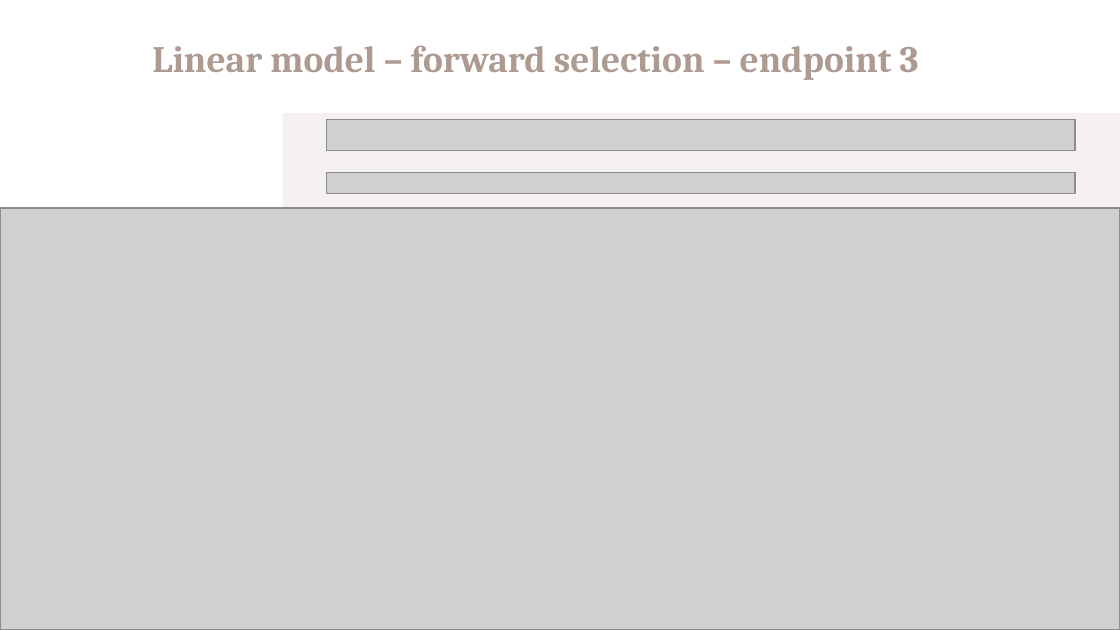
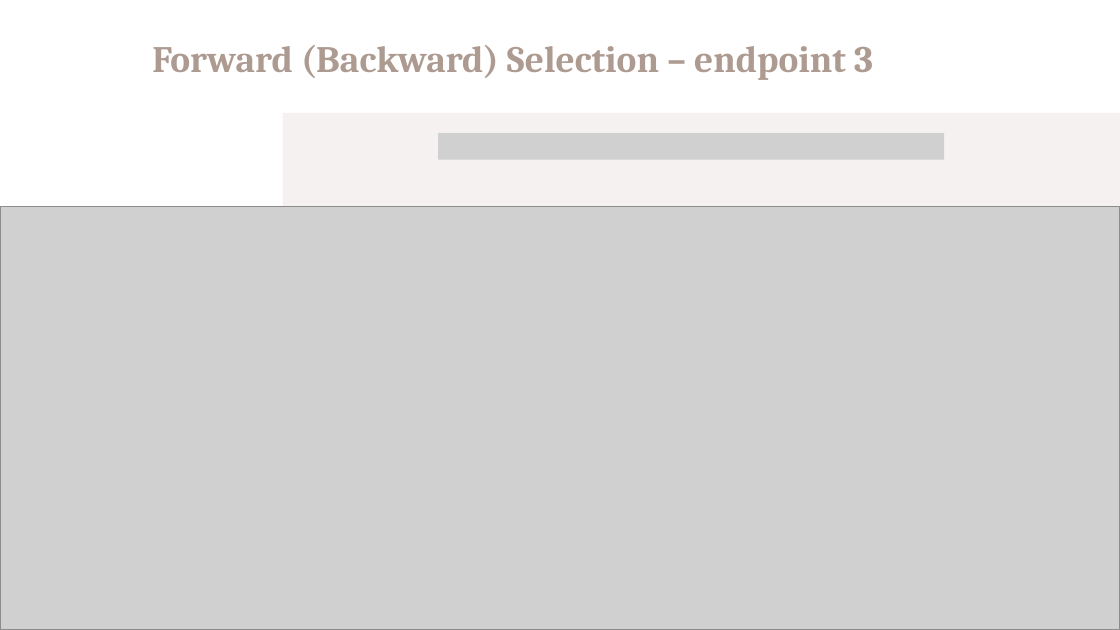
Before and after one commit to domenico-rgs/EFSA-Project, a slide deck: slide 17 of Presentation.pptx (slide 12 before the commit). Drawn at 1120x630 pixels with LibreOffice and Linux fonts; fonts in the diff are those of the drawing; grey boxes stand for pictures. Boxes give left, top, right and bottom in pixels: in the first picture for what was removed or moved away, otherwise in the second. Text is boxed around its words. In the diff, an @@ line names an element or a change of style, - is before the commit and + after.

```diff
--- a/Presentation.pptx
+++ b/Presentation.pptx
@@ text at (152, 45, 873, 80): text changed @@
-Linear model – forward selection – endpoint 3
+Forward (Backward) Selection – endpoint 3
@@ picture removed at (326, 120, 1075, 151) @@
@@ picture added at (438, 133, 944, 160) @@
@@ picture removed at (326, 172, 1075, 193) @@
```
Also in this commit, not shown: 15 other slides changed, 3 slides added.
